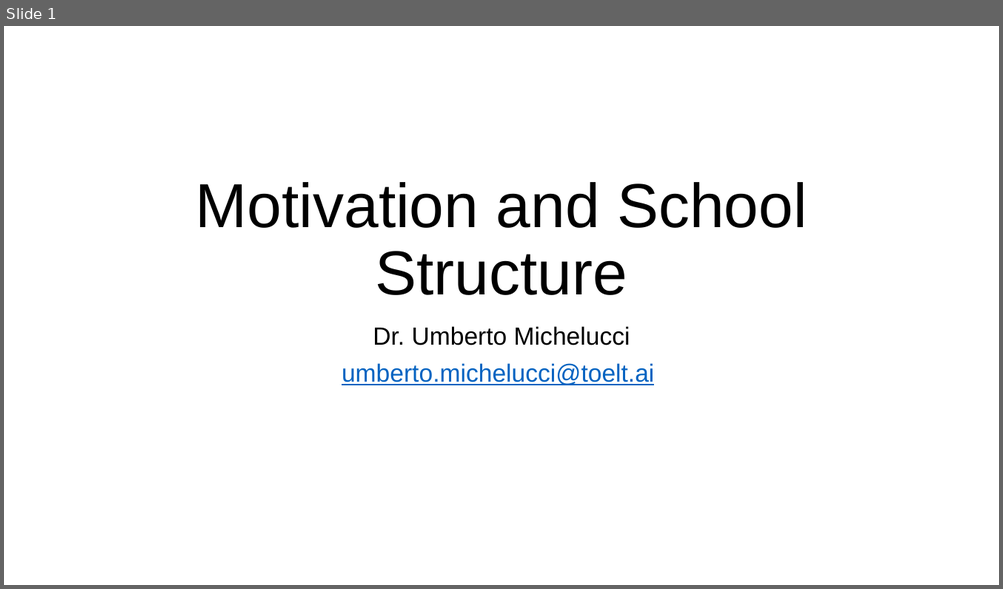
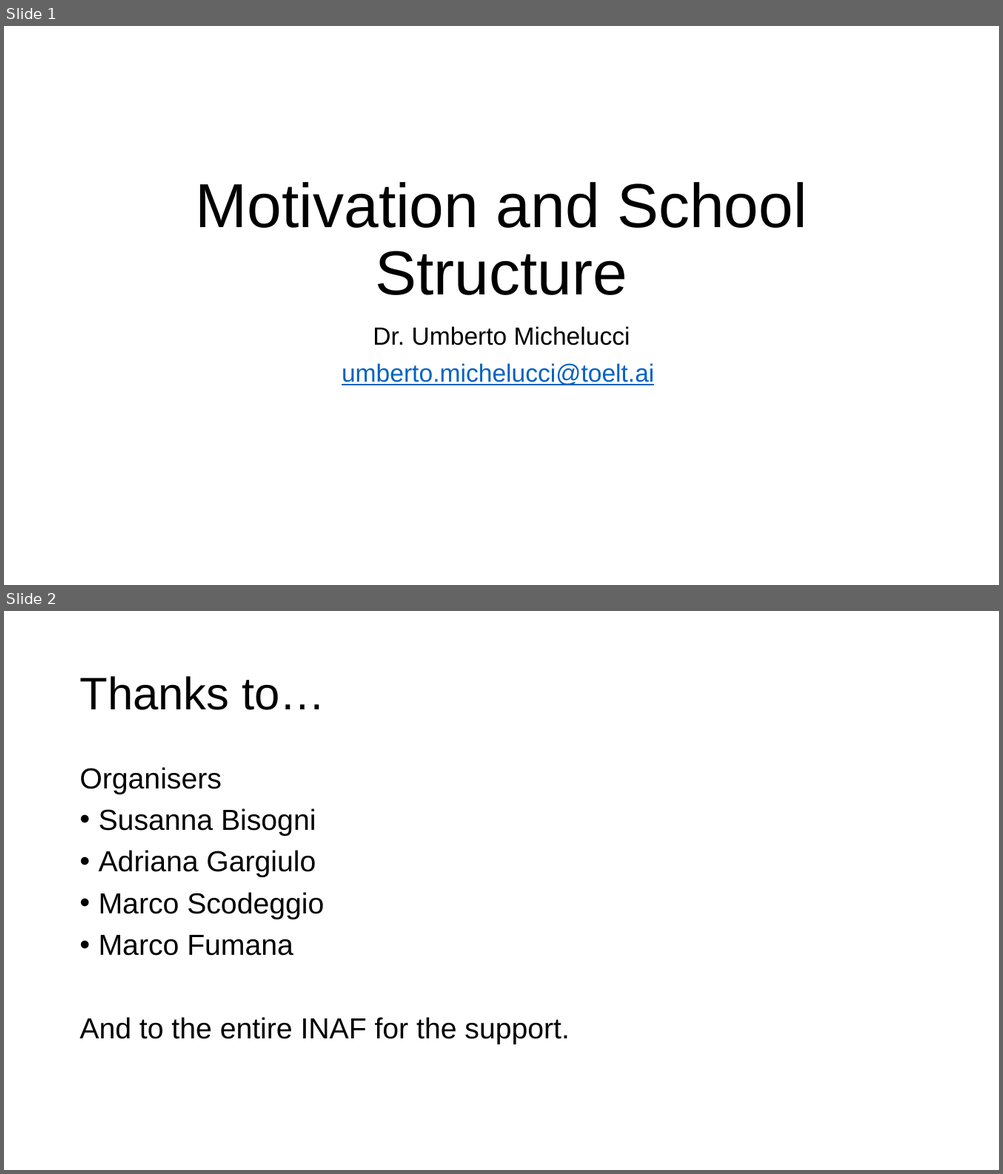
Before and after one commit to toelt-llc/MACHINE-LEARNING-SCHOOL-INAF, a slide deck: DAY1/_00 - Motivation/motivation.pptx. Shown one above the other, each under a label of ours: slide 1 before the commit, slides 1 and 2 after it. The pictures are 1003x589 and 1003x1174 pixels, drawn with LibreOffice and Linux fonts; fonts in the diff are those of the drawing. Boxes give left, top, right and bottom in pixels: in the first picture for what was removed or moved away, otherwise in the second. Text is boxed around its words. In the diff, an @@ line names an element or a change of style, - is before the commit and + after.

```diff
--- a/DAY1/_00 - Motivation/motivation.pptx
+++ b/DAY1/_00 - Motivation/motivation.pptx
@@ slide 2 added at [4, 611, 999, 1170], background #FFFFFF @@
@@ title added at [79, 676, 325, 710], 44 pt, text #000000 @@
+Thanks to…
@@ text added at [79, 767, 569, 1045], 28 pt, text #000000 @@
+Organisers
+• Susanna Bisogni
+• Adriana Gargiulo
+• Marco Scodeggio
+• Marco Fumana
+And to the entire INAF for the support.
```
Also in this commit, not shown: 8 other files.
